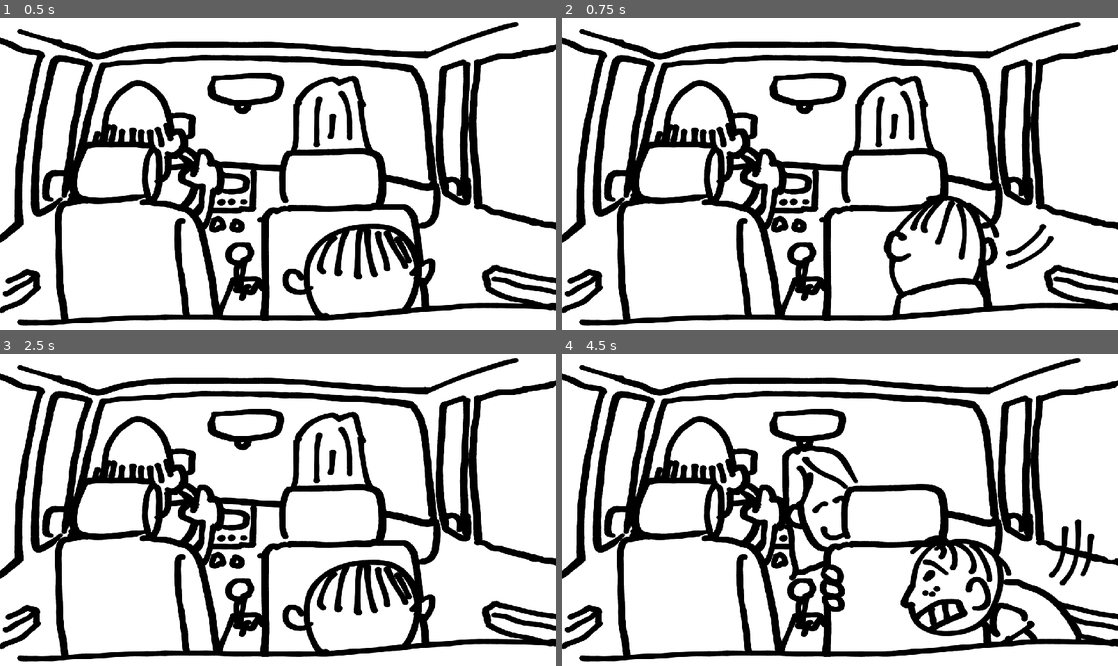
Above: before the commit, frames 1-4 (two rows, left to right).
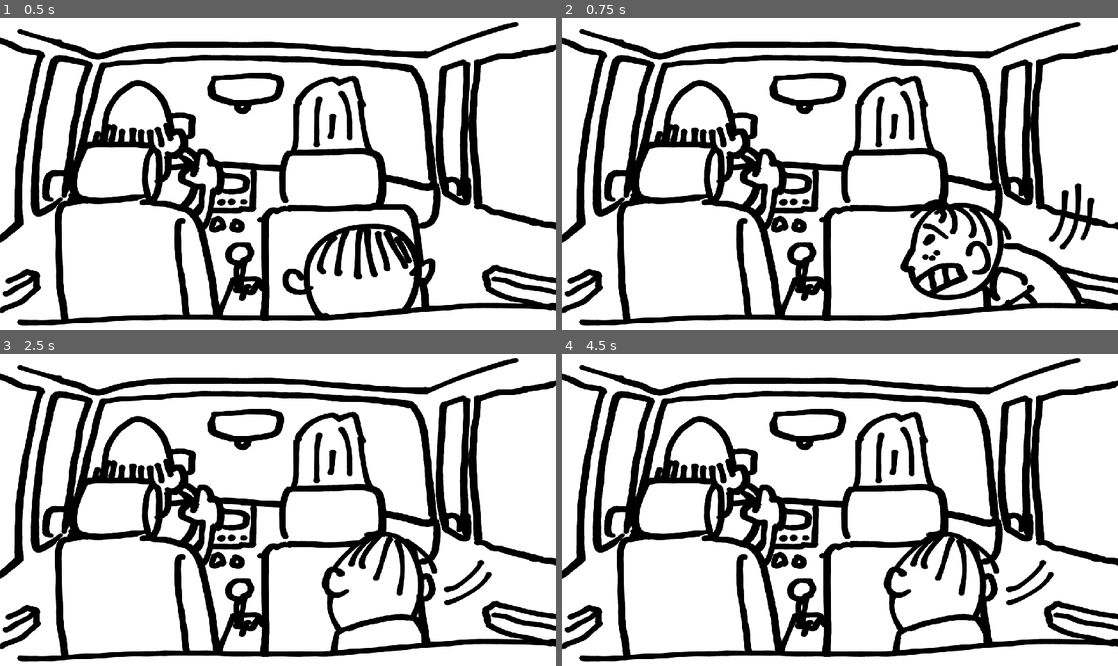
Above: after the commit, the same moments.

Repository: skarnl/godot--gwj48
Game: Godot game, scene res://screens/splash.tscn
Same seed, same stepped clock (60 frames per second), same inputs: the game is played once before the commit and once after it.
Inputs (mouse positions are in pixels of both pictures, inside the frame that each line leads up to):
- Up to frame 1 (0.5 s): no input
- Up to frame 2 (0.75 s): tap Enter (ui_accept) at 0.5 s; move the mouse to (962, 177) at 0.52 s; hold Enter (ui_accept) from 0.53 s (still down); click (962, 177) at 0.67 s
- Up to frame 3 (2.5 s): move the mouse to (166, 566) at 1.27 s; release Enter (ui_accept) at 1.28 s; tap Enter (ui_accept) at 1.35, 1.52, 1.82 s; click (166, 566) at 1.42 s; move the mouse to (333, 416) at 2.02 s; hold Enter (ui_accept) from 2.03 s (still down); click (333, 416) at 2.17 s
- Up to frame 4 (4.5 s): move the mouse to (812, 650) at 2.77 s; release Enter (ui_accept) at 2.78 s; tap Enter (ui_accept) at 2.85, 3.02, 3.32, 4.35 s; click (812, 650) at 2.92 s; move the mouse to (1006, 622) at 3.52 s; hold Enter (ui_accept) 3.53-4.28 s; click (1006, 622) at 3.67 s; tap R (ui_restart, bound only after the commit) at 4.15 s; move the mouse to (673, 456) at 4.27 s; click (673, 456) at 4.42 s

Frame 1 is identical in both runs. In frame 2, 4.9% of the frame differs, in the area x 57-100%, y 53-96%; in frame 3, 3.7%; in frame 4, 8.2%, in the area x 39-100%, y 18-96%.

Commit message:
Add wiggle and increase look chance

Diff:
--- a/entities/kid.gd
+++ b/entities/kid.gd
@@ -4,8 +4,13 @@
 
 onready var vis := $VisualContainer
 
+const START_MOONING_TIMEOUT1 := 0.2
+
 const STOP_MOONING_TIMEOUT1 := 0.15
 const STOP_MOONING_TIMEOUT2 := 0.1
+
+var mooning_anim_finished := false
+var stop_mooning_after_anim := false
 
 
 func idle() -> void:
@@ -13,10 +18,26 @@
 
 
 func start_mooning() -> void:
-	vis.show_state("mooning")
+	vis.show_sequence([
+		["stop-mooning2", START_MOONING_TIMEOUT1],
+		["mooning"]
+	])
+
+	yield(vis, "sequence_ended")
+
+	mooning_anim_finished = true
+
+	if stop_mooning_after_anim:
+		stop_mooning()
 
 
 func stop_mooning() -> void:
+	if not mooning_anim_finished:
+		stop_mooning_after_anim = true
+		return
+
+	stop_mooning_after_anim = false
+
 	vis.show_sequence([
 		["stop-mooning1", STOP_MOONING_TIMEOUT1],
 		["stop-mooning2", STOP_MOONING_TIMEOUT2],
--- a/entities/mother.gd
+++ b/entities/mother.gd
@@ -14,7 +14,9 @@
 const TURNING_BACK_TIMEOUT2 := 0.07
 const SHOCKED_TIMEOUT := 2
 
-var STATE_TRANSLATIONS = ['idle', 'looking', 'shocked', 'angry', 'turning', 'smile', 'para']
+const STATE_TRANSLATIONS = ['idle', 'looking', 'shocked', 'angry', 'turning', 'smile', 'para']
+const LOOK_CHANCE_START_PERCENTAGE = 48
+const LOOK_CHANCE_INCREASE_PERCENTAGE = 9
 
 enum {
 	IDLE,
@@ -31,6 +33,8 @@
 var state = IDLE
 
 onready var timer := $Timer
+
+var look_chance_percentage := 100
 
 var paranoia := 0.0
 
@@ -58,9 +62,9 @@
 func idle() -> void:
 	update_state(IDLE)
 
-	var wait_time = rdm.randf_range(2.1, 4.5)
+	var wait_time = rdm.randf_range(2.7, 5.5)
 
-	print("wait time = %d" % wait_time)
+	print("wait time = %f" % wait_time)
 
 	# TODO dit moet gebaseerd zijn op hoe paranoid ze is
 	timer.start(wait_time)
@@ -80,6 +84,9 @@
 
 
 func start_looking() -> void:
+	#reset looking_chance
+	look_chance_percentage = LOOK_CHANCE_START_PERCENTAGE
+
 	vis.show_sequence([
 		["turning1", TURNING_TIMEOUT1]
 	])
@@ -120,16 +127,45 @@
 func _on_timer_timeout() -> void:
 	match state:
 		IDLE:
-			start_looking()
+			_wiggle_or_look()
 
 		SMILE:
 			stop_looking()
 
 
+func _wiggle_or_look() -> void:
+	var chance = rdm.randi_range(0, 100)
+
+	print("CHANGE = %s" % chance)
+	print("LOOK CHANGE = %s" % look_chance_percentage)
+
+	if not chance <= look_chance_percentage:
+		print("FAKED")
+
+		# increase look-chance
+		look_chance_percentage = look_chance_percentage + LOOK_CHANCE_INCREASE_PERCENTAGE
+
+		_play_random_wiggle_anim()
+	else:
+		start_looking()
+
+
 func show_smile() -> void:
 	update_state(SMILE)
 
-	timer.start(3)
+	timer.start(rdm.randf_range(1.7, 2.3))
+
 
 func show_para() -> void:
 	vis.show_state("para1")
+
+
+func _play_random_wiggle_anim() -> void:
+	# TODO add more animations
+	vis.show_sequence([
+		["turning1", TURNING_TIMEOUT1]
+	])
+
+	yield(vis, "sequence_ended")
+
+	idle()
--- a/game/game.gd
+++ b/game/game.gd
@@ -16,7 +16,6 @@
 var mom_is_looking := false
 
 var state = IDLE
-
 
 func _ready() -> void:
 	kid.connect("mooning_stopped", self, "_on_Kid_mooning_stopped")
@@ -37,16 +36,20 @@
 
 
 func _input(event: InputEvent) -> void:
-	if event.is_action_pressed("ui_accept") and state == IDLE:
-		_update_state(MOONING)
+	match state:
+		IDLE:
+			if event.is_action_pressed("ui_accept") or (event is InputEventScreenTouch and event.is_pressed()):
+				_update_state(MOONING)
 
-		if mom_is_looking:
-			yield(get_tree().create_timer(1.0), "timeout")
+				if mom_is_looking:
+					yield(get_tree().create_timer(1.0), "timeout")
 
-			_update_state(BUSTED)
+					_update_state(BUSTED)
+		MOONING:
+			if event.is_action_released("ui_accept") or (event is InputEventScreenTouch and not event.is_pressed()):
 
-	elif event.is_action_released("ui_accept") and state == MOONING:
-		_update_state(STOP_MOONING)
+
+				_update_state(STOP_MOONING)
 
 
 func _on_Kid_mooning_stopped() -> void:
--- a/global/game_manager.gd
+++ b/global/game_manager.gd
@@ -22,9 +22,6 @@
 var _current_state: int = GameState.SPLASH setget _set_current_state
 var _previous_state: int
 
-
-func _ready():
-	pause_mode = Node.PAUSE_MODE_PROCESS
 
 
 func start_game():
@@ -58,3 +55,12 @@
 func _set_current_state(new_state:int) -> void:
 	_previous_state = _current_state
 	_current_state = new_state
+
+
+func _input(event: InputEvent) -> void:
+	if event.is_action_pressed('ui_restart'):
+		_restart()
+
+func _restart() -> void:
+	print("RESTART")
+	SceneLoader.goto_scene(Screens.GAME)
--- a/project.godot
+++ b/project.godot
@@ -59,6 +59,18 @@
 "svg/scale": 1.0
 }
 
+[input]
+
+ui_restart={
+"deadzone": 0.5,
+"events": [ Object(InputEventKey,"resource_local_to_scene":false,"resource_name":"","device":0,"alt":false,"shift":false,"control":false,"meta":false,"command":false,"pressed":false,"scancode":0,"physical_scancode":82,"unicode":0,"echo":false,"script":null)
+ ]
+}
+
+[input_devices]
+
+pointing/emulate_touch_from_mouse=true
+
 [physics]
 
 2d/cell_size=32
